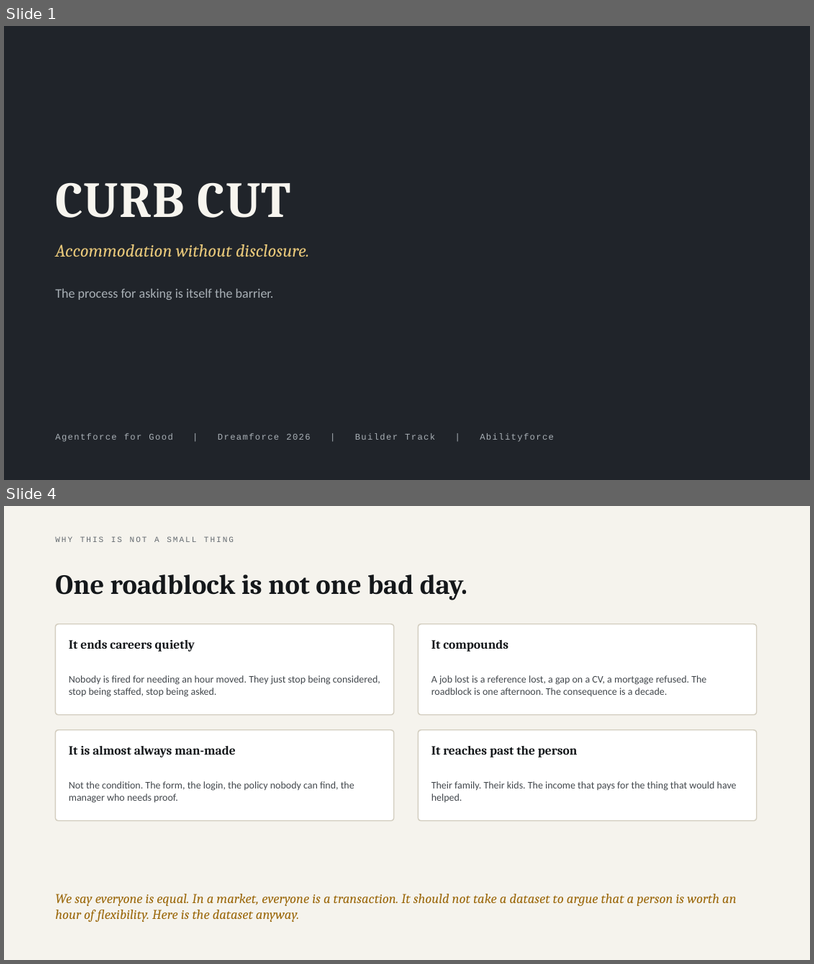
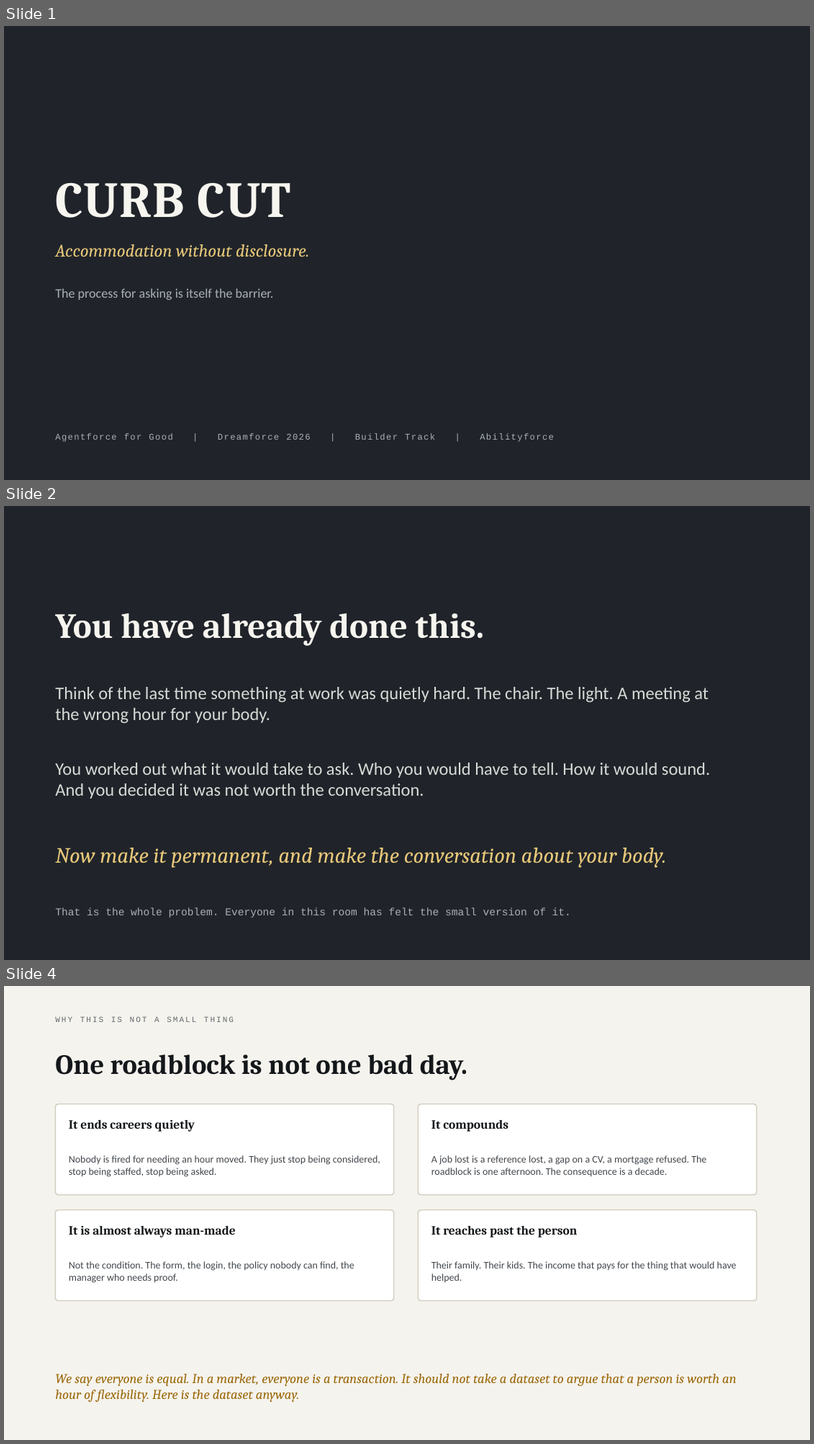
Before and after one commit to parthsevak2/curb-cut, a slide deck: submission/Curb-Cut.pptx. Shown one above the other, each under a label of ours: slides 1 and 4 before the commit, slides 1, 2 and 4 after it; the slides between them are not shown. The pictures are 814x964 and 814x1444 pixels, drawn with LibreOffice and Linux fonts; fonts in the diff are those of the drawing. Boxes give left, top, right and bottom in pixels: in the first picture for what was removed or moved away, otherwise in the second. Text is boxed around its words. In the diff, an @@ line names an element or a change of style, - is before the commit and + after.

```diff
--- a/submission/Curb-Cut.pptx
+++ b/submission/Curb-Cut.pptx
@@ slide 2 added at bbox=[4, 506, 810, 960], background #20242A @@
@@ text added at bbox=[55, 613, 484, 646], 42 pt, text #F7F5EF, bold @@
+You have already done this.
@@ text added at bbox=[55, 687, 709, 723], 21 pt, text #D8DAD6 @@
+Think of the last time something at work was quietly hard. The chair. The light. A meeting at the wrong hour for your body.
@@ text added at bbox=[55, 762, 710, 798], 21 pt, text #D8DAD6 @@
+You worked out what it would take to ask. Who you would have to tell. How it would sound. And you decided it was not worth the conversation.
@@ text added at bbox=[55, 847, 666, 867], 26 pt, text #E8C87A, italic @@
+Now make it permanent, and make the conversation about your body.
@@ text added at bbox=[55, 907, 571, 917], 12.5 pt, text #A9B0B6 @@
+That is the whole problem. Everyone in this room has felt the small version of it.
```
Also in this commit, not shown: 3 slides changed, 1 slide removed.
